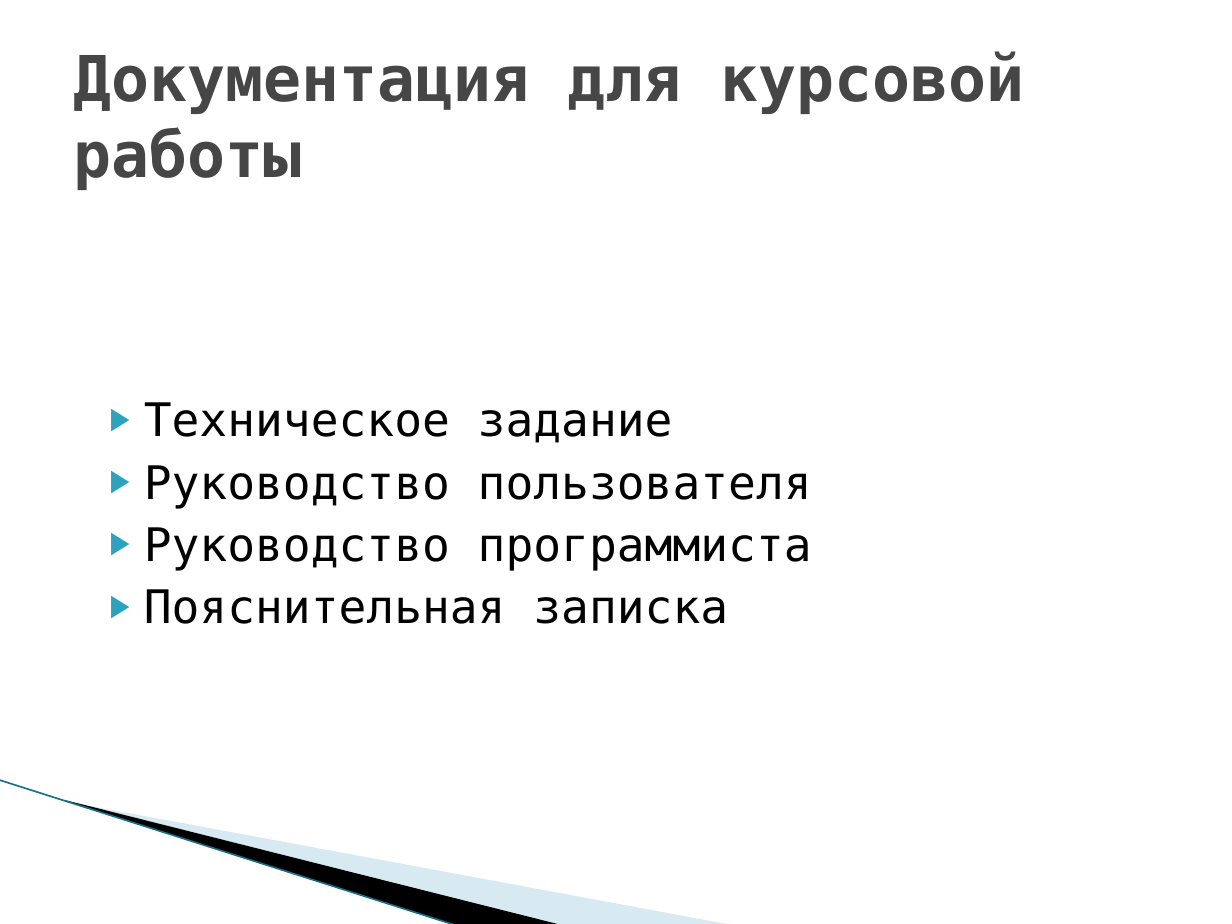
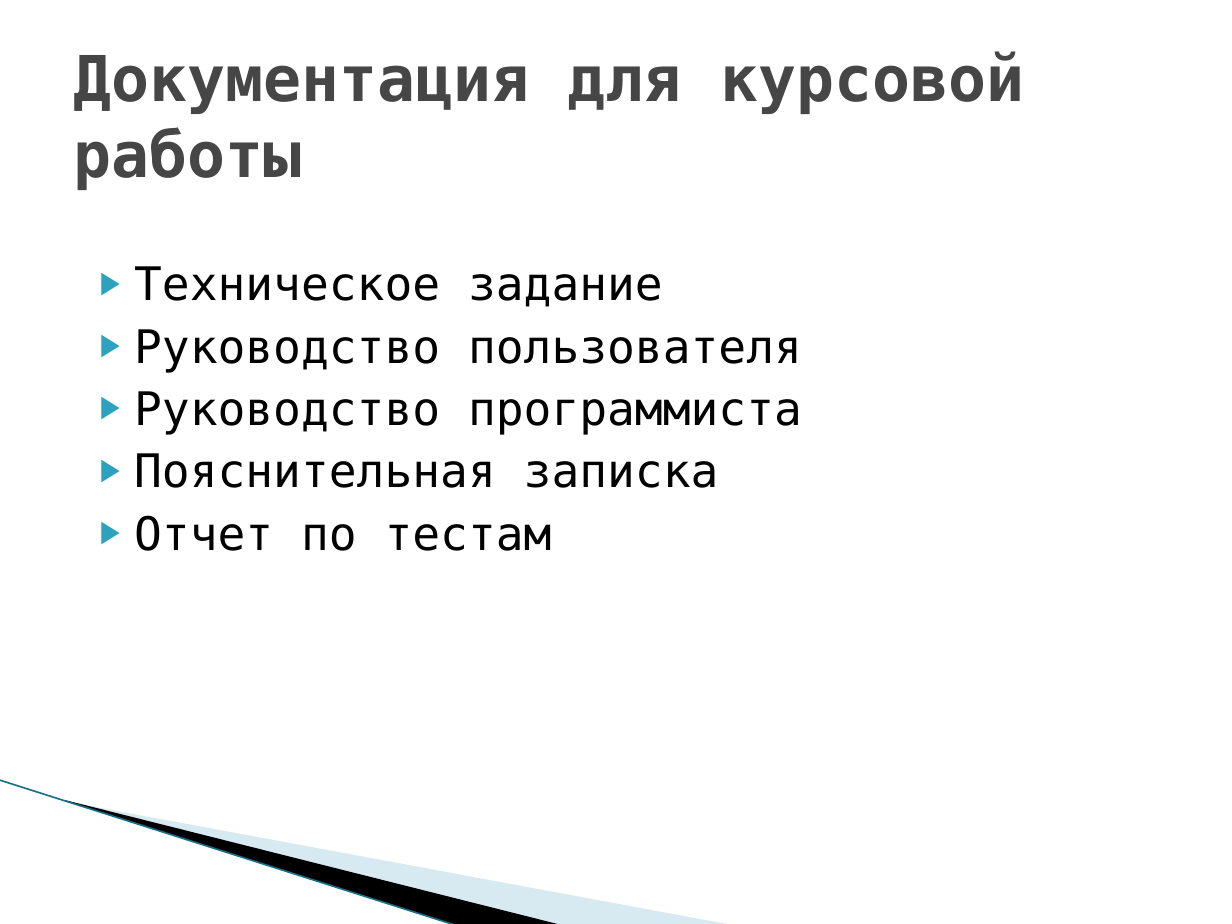
Before and after one commit to Course-and-Co/Excel-and-Cisharp, a slide deck: slide 4 of Презентация.pptx. Drawn at 1232x924 pixels with LibreOffice and Linux fonts; fonts in the diff are those of the drawing; background and template pictures are left out. Boxes give left, top, right and bottom in pixels: in the first picture for what was removed or moved away, otherwise in the second. Text is boxed around its words. In the diff, an @@ line names an element or a change of style, - is before the commit and + after.

```diff
--- a/Презентация.pptx
+++ b/Презентация.pptx
@@ text "Техническое задание" moved from (x1=144, y1=402, x2=812, y2=624) to (x1=134, y1=266, x2=802, y2=551) @@
@@ text at (x1=134, y1=515, x2=552, y2=551): paragraph added @@
+▶ Отчет по тестам
```
Also in this commit, not shown: 3 other slides changed, 2 slides added, 6 other files.
